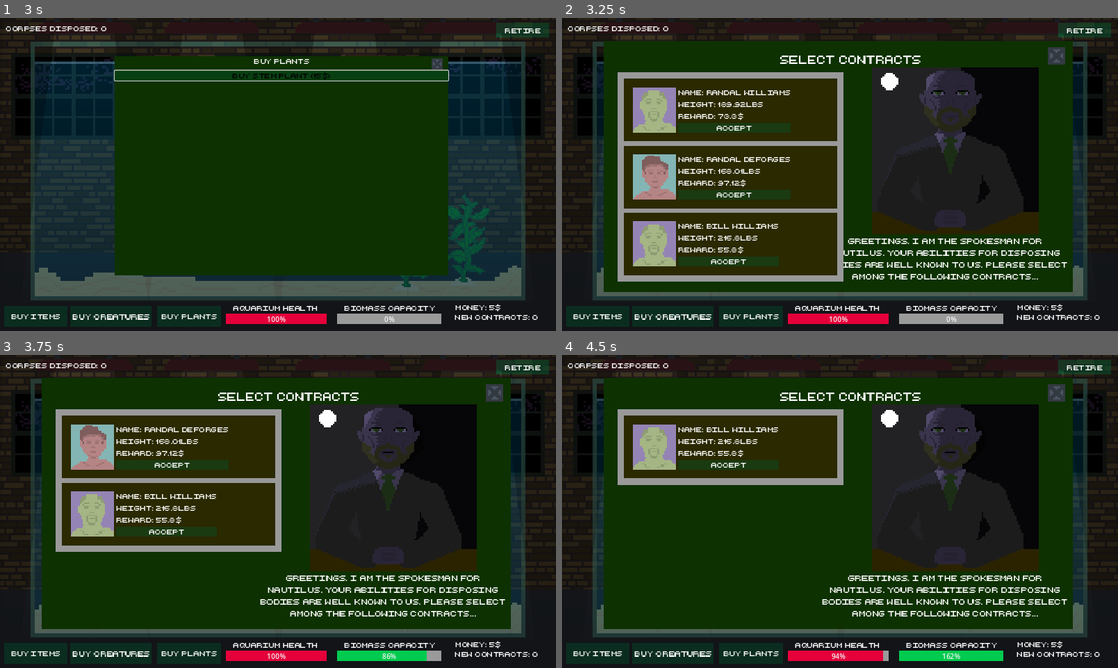
Above: before the commit, frames 1-4 (two rows, left to right).
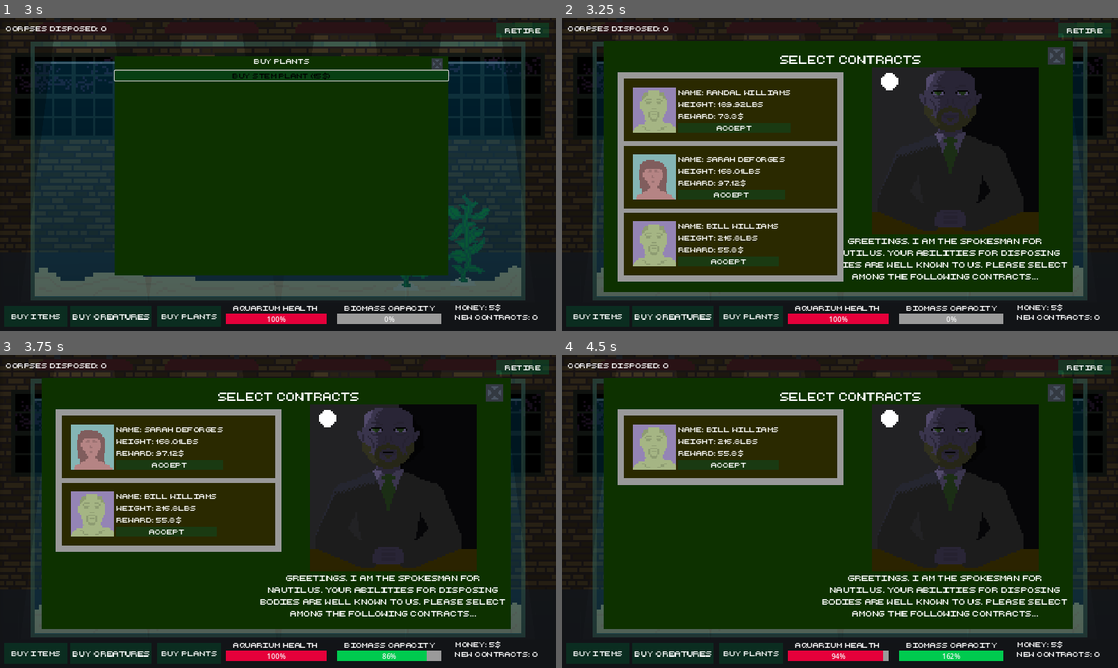
Above: after the commit, the same moments.

Repository: adrientremblay/ld56
Game: Godot game, scene res://scenes/game_screen.tscn
The game is run twice, just before and just after one commit, with the same random seed, the same clock (stepped at 60 frames per second) and the same inputs.
Inputs:
- Up to frame 1 (3 s): click "Buy Creatures" at 0.5 s; click "Buy Plants" at 1.25 s; click "buy snail (5$)" at 2 s; click "Buy Crab (10$)" at 2.75 s
- Up to frame 2 (3.25 s): no input
- Up to frame 3 (3.75 s): click "Accept" at 3.5 s
- Up to frame 4 (4.5 s): click "Accept" at 4.25 s

Frame 1 is identical in both runs. In frame 2, 0.5% of the frame differs, in the area x 12-41%, y 44-58%; in frame 3, 0.5%; in frame 4, nothing differs.

Commit message:
Added the female corpses into the game

Diff:
--- a/scenes/ContractMenu.gd
+++ b/scenes/ContractMenu.gd
@@ -2,7 +2,8 @@
 
 var LOWER_WEIGHT_BOUND = 100.0
 var UPPER_WEIGHT_BOUND = 250.0
-var FIRST_NAMES = ["Michael", "Bill", "Steve", "Randal", "Mary", "Angela"]
+var MALE_FIRST_NAMES = ["Michael", "Bill", "Steve", "Randal"]
+var FEMALE_FIRST_NAMES = ["Mary", "Angela", "Jennifer", "Sarah"]
 var LAST_NAMES = ["Smith", "Tremblay", "Deforges", "Williams"]
 var MIN_REWARD = 25.0
 var MAX_REWARD = 100.0
@@ -53,17 +54,23 @@
 
 func generateNewContract():
 	var weight = snapped(rng.randf_range(LOWER_WEIGHT_BOUND, UPPER_WEIGHT_BOUND), 0.01)
-	var first_name = FIRST_NAMES[rng.randi_range(0, FIRST_NAMES.size()-1)]
+	var female = randf() > 0.5
+	var first_names
+	if female:
+		first_names = FEMALE_FIRST_NAMES
+	else:
+		first_names = MALE_FIRST_NAMES
+	var first_name = first_names[rng.randi_range(0, first_names.size()-1)]
 	var last_name = LAST_NAMES[rng.randi_range(0, LAST_NAMES.size()-1)]
 	var reward = snapped(rng.randf_range(MIN_REWARD, MAX_REWARD), 0.01)
 
 	var new_contract: Contract = contract_scene.instantiate()
-	new_contract.construct(first_name + " " + last_name, weight, reward)
+	new_contract.construct(first_name + " " + last_name, weight, reward, female)
 	new_contract.connect("contract_accepted", self.contract_accepted)
 	contract_vbox.add_child(new_contract)
 
-func contract_accepted(person_name, weight, reward, appearance):
-	should_spawn_corpse.emit(person_name, weight, reward, appearance)
+func contract_accepted(person_name, weight, reward, appearance, female):
+	should_spawn_corpse.emit(person_name, weight, reward, appearance, female)
 	contract_menu_opened.emit()
 
 func no_contracts_available():
--- a/scenes/corpse.tscn
+++ b/scenes/corpse.tscn
@@ -1,9 +1,132 @@
-[gd_scene load_steps=37 format=3 uid="uid://f3722j5e8eqm"]
+[gd_scene load_steps=70 format=3 uid="uid://f3722j5e8eqm"]
 
 [ext_resource type="Texture2D" uid="uid://cvtp1gm4svyei" path="res://assets/art/dead_body-Sheet.png" id="1_6cqjt"]
+[ext_resource type="Texture2D" uid="uid://c83rb2swcv2sb" path="res://assets/art/female_corpse_medium-Sheet.png" id="1_jqix5"]
 [ext_resource type="Script" path="res://scripts/corpse.gd" id="2_8vtmh"]
+[ext_resource type="Texture2D" uid="uid://c7rcyl82ch6bo" path="res://assets/art/female_corpse_obese-Sheet.png" id="2_fbyfo"]
 [ext_resource type="Texture2D" uid="uid://dvillw65spu3i" path="res://assets/art/male_corse_medium-Sheet.png" id="2_ftbi4"]
 [ext_resource type="Texture2D" uid="uid://bgcliyyidx8wi" path="res://assets/art/male_corpse_obese-Sheet.png" id="2_gv3p2"]
+[ext_resource type="Texture2D" uid="uid://xs0t4nowo7fl" path="res://assets/art/female_corpse_thin-Sheet.png" id="3_1dv0o"]
+
+[sub_resource type="AtlasTexture" id="AtlasTexture_7qp24"]
+atlas = ExtResource("1_jqix5")
+region = Rect2(0, 0, 64, 128)
+
+[sub_resource type="AtlasTexture" id="AtlasTexture_bqsr6"]
+atlas = ExtResource("1_jqix5")
+region = Rect2(64, 0, 64, 128)
+
+[sub_resource type="AtlasTexture" id="AtlasTexture_n8sey"]
+atlas = ExtResource("1_jqix5")
+region = Rect2(128, 0, 64, 128)
+
+[sub_resource type="AtlasTexture" id="AtlasTexture_aj78a"]
+atlas = ExtResource("1_jqix5")
+region = Rect2(192, 0, 64, 128)
+
+[sub_resource type="AtlasTexture" id="AtlasTexture_1n1s7"]
+atlas = ExtResource("1_jqix5")
+region = Rect2(256, 0, 64, 128)
+
+[sub_resource type="AtlasTexture" id="AtlasTexture_j0w3b"]
+atlas = ExtResource("1_jqix5")
+region = Rect2(320, 0, 64, 128)
+
+[sub_resource type="AtlasTexture" id="AtlasTexture_r7owq"]
+atlas = ExtResource("1_jqix5")
+region = Rect2(384, 0, 64, 128)
+
+[sub_resource type="AtlasTexture" id="AtlasTexture_pewr1"]
+atlas = ExtResource("1_jqix5")
+region = Rect2(448, 0, 64, 128)
+
+[sub_resource type="AtlasTexture" id="AtlasTexture_wbxnh"]
+atlas = ExtResource("1_jqix5")
+region = Rect2(512, 0, 64, 128)
+
+[sub_resource type="AtlasTexture" id="AtlasTexture_0sm4d"]
+atlas = ExtResource("1_jqix5")
+region = Rect2(576, 0, 64, 128)
+
+[sub_resource type="AtlasTexture" id="AtlasTexture_o3rdr"]
+atlas = ExtResource("2_fbyfo")
+region = Rect2(0, 0, 64, 128)
+
+[sub_resource type="AtlasTexture" id="AtlasTexture_8pv8l"]
+atlas = ExtResource("2_fbyfo")
+region = Rect2(64, 0, 64, 128)
+
+[sub_resource type="AtlasTexture" id="AtlasTexture_fmlvc"]
+atlas = ExtResource("2_fbyfo")
+region = Rect2(128, 0, 64, 128)
+
+[sub_resource type="AtlasTexture" id="AtlasTexture_anwia"]
+atlas = ExtResource("2_fbyfo")
+region = Rect2(192, 0, 64, 128)
+
+[sub_resource type="AtlasTexture" id="AtlasTexture_2u2su"]
+atlas = ExtResource("2_fbyfo")
+region = Rect2(256, 0, 64, 128)
+
+[sub_resource type="AtlasTexture" id="AtlasTexture_oi0yl"]
+atlas = ExtResource("2_fbyfo")
+region = Rect2(320, 0, 64, 128)
+
+[sub_resource type="AtlasTexture" id="AtlasTexture_gf2xn"]
+atlas = ExtResource("2_fbyfo")
+region = Rect2(384, 0, 64, 128)
+
+[sub_resource type="AtlasTexture" id="AtlasTexture_dufcr"]
+atlas = ExtResource("2_fbyfo")
+region = Rect2(448, 0, 64, 128)
+
+[sub_resource type="AtlasTexture" id="AtlasTexture_0n3es"]
+atlas = ExtResource("2_fbyfo")
+region = Rect2(512, 0, 64, 128)
+
+[sub_resource type="AtlasTexture" id="AtlasTexture_dnyj5"]
+atlas = ExtResource("2_fbyfo")
+region = Rect2(576, 0, 64, 128)
+
+[sub_resource type="AtlasTexture" id="AtlasTexture_ayf28"]
+atlas = ExtResource("3_1dv0o")
+region = Rect2(0, 0, 64, 128)
+
+[sub_resource type="AtlasTexture" id="AtlasTexture_4j4x3"]
+atlas = ExtResource("3_1dv0o")
+region = Rect2(64, 0, 64, 128)
+
+[sub_resource type="AtlasTexture" id="AtlasTexture_oq2pw"]
+atlas = ExtResource("3_1dv0o")
+region = Rect2(128, 0, 64, 128)
+
+[sub_resource type="AtlasTexture" id="AtlasTexture_ofiwv"]
+atlas = ExtResource("3_1dv0o")
+region = Rect2(192, 0, 64, 128)
+
+[sub_resource type="AtlasTexture" id="AtlasTexture_xxyha"]
+atlas = ExtResource("3_1dv0o")
+region = Rect2(256, 0, 64, 128)
+
+[sub_resource type="AtlasTexture" id="AtlasTexture_gfom7"]
+atlas = ExtResource("3_1dv0o")
+region = Rect2(320, 0, 64, 128)
+
+[sub_resource type="AtlasTexture" id="AtlasTexture_bdrva"]
+atlas = ExtResource("3_1dv0o")
+region = Rect2(384, 0, 64, 128)
+
+[sub_resource type="AtlasTexture" id="AtlasTexture_cwda0"]
+atlas = ExtResource("3_1dv0o")
+region = Rect2(448, 0, 64, 128)
+
+[sub_resource type="AtlasTexture" id="AtlasTexture_vdwwb"]
+atlas = ExtResource("3_1dv0o")
+region = Rect2(512, 0, 64, 128)
+
+[sub_resource type="AtlasTexture" id="AtlasTexture_h34ux"]
+atlas = ExtResource("3_1dv0o")
+region = Rect2(576, 0, 64, 128)
 
 [sub_resource type="AtlasTexture" id="AtlasTexture_2xr10"]
 atlas = ExtResource("2_ftbi4")
@@ -129,6 +252,111 @@
 animations = [{
 "frames": [{
 "duration": 1.0,
+"texture": SubResource("AtlasTexture_7qp24")
+}, {
+"duration": 1.0,
+"texture": SubResource("AtlasTexture_bqsr6")
+}, {
+"duration": 1.0,
+"texture": SubResource("AtlasTexture_n8sey")
+}, {
+"duration": 1.0,
+"texture": SubResource("AtlasTexture_aj78a")
+}, {
+"duration": 1.0,
+"texture": SubResource("AtlasTexture_1n1s7")
+}, {
+"duration": 1.0,
+"texture": SubResource("AtlasTexture_j0w3b")
+}, {
+"duration": 1.0,
+"texture": SubResource("AtlasTexture_r7owq")
+}, {
+"duration": 1.0,
+"texture": SubResource("AtlasTexture_pewr1")
+}, {
+"duration": 1.0,
+"texture": SubResource("AtlasTexture_wbxnh")
+}, {
+"duration": 1.0,
+"texture": SubResource("AtlasTexture_0sm4d")
+}],
+"loop": true,
+"name": &"female medium",
+"speed": 5.0
+}, {
+"frames": [{
+"duration": 1.0,
+"texture": SubResource("AtlasTexture_o3rdr")
+}, {
+"duration": 1.0,
+"texture": SubResource("AtlasTexture_8pv8l")
+}, {
+"duration": 1.0,
+"texture": SubResource("AtlasTexture_fmlvc")
+}, {
+"duration": 1.0,
+"texture": SubResource("AtlasTexture_anwia")
+}, {
+"duration": 1.0,
+"texture": SubResource("AtlasTexture_2u2su")
+}, {
+"duration": 1.0,
+"texture": SubResource("AtlasTexture_oi0yl")
+}, {
+"duration": 1.0,
+"texture": SubResource("AtlasTexture_gf2xn")
+}, {
+"duration": 1.0,
+"texture": SubResource("AtlasTexture_dufcr")
+}, {
+"duration": 1.0,
+"texture": SubResource("AtlasTexture_0n3es")
+}, {
+"duration": 1.0,
+"texture": SubResource("AtlasTexture_dnyj5")
+}],
+"loop": true,
+"name": &"female obese",
+"speed": 5.0
+}, {
+"frames": [{
+"duration": 1.0,
+"texture": SubResource("AtlasTexture_ayf28")
+}, {
+"duration": 1.0,
+"texture": SubResource("AtlasTexture_4j4x3")
+}, {
+"duration": 1.0,
+"texture": SubResource("AtlasTexture_oq2pw")
+}, {
+"duration": 1.0,
+"texture": SubResource("AtlasTexture_ofiwv")
+}, {
+"duration": 1.0,
+"texture": SubResource("AtlasTexture_xxyha")
+}, {
+"duration": 1.0,
+"texture": SubResource("AtlasTexture_gfom7")
+}, {
+"duration": 1.0,
+"texture": SubResource("AtlasTexture_bdrva")
+}, {
+"duration": 1.0,
+"texture": SubResource("AtlasTexture_cwda0")
+}, {
+"duration": 1.0,
+"texture": SubResource("AtlasTexture_vdwwb")
+}, {
+"duration": 1.0,
+"texture": SubResource("AtlasTexture_h34ux")
+}],
+"loop": true,
+"name": &"female thin",
+"speed": 5.0
+}, {
+"frames": [{
+"duration": 1.0,
 "texture": SubResource("AtlasTexture_2xr10")
 }, {
 "duration": 1.0,
@@ -159,7 +387,7 @@
 "texture": SubResource("AtlasTexture_kgfkn")
 }],
 "loop": true,
-"name": &"medium",
+"name": &"male medium",
 "speed": 5.0
 }, {
 "frames": [{
@@ -194,7 +422,7 @@
 "texture": SubResource("AtlasTexture_8huml")
 }],
 "loop": true,
-"name": &"obese",
+"name": &"male obese",
 "speed": 5.0
 }, {
 "frames": [{
@@ -229,7 +457,7 @@
 "texture": SubResource("AtlasTexture_h4ykn")
 }],
 "loop": true,
-"name": &"thin",
+"name": &"male thin",
 "speed": 5.0
 }]
 
@@ -241,7 +469,7 @@
 position = Vector2(26, -165)
 scale = Vector2(2.5, 2.5)
 sprite_frames = SubResource("SpriteFrames_ul3v6")
-animation = &"obese"
+animation = &"female obese"
 script = ExtResource("2_8vtmh")
 
 [node name="FeedingArea" type="Area2D" parent="."]
--- a/scenes/game_screen.gd
+++ b/scenes/game_screen.gd
@@ -44,7 +44,7 @@
 
 	$SpawnCreature.play()
 
-func _on_contract_menu_should_spawn_corpse(person_name: Variant, weight: Variant, reward: Variant, appearance: Contract.Appearance) -> void:
+func _on_contract_menu_should_spawn_corpse(person_name: Variant, weight: Variant, reward: Variant, appearance: Contract.Appearance, female: bool) -> void:
 	# find available spawn
 	var spawn_point = null
 	if (corpse_spawn1.get_child_count() == 0):
@@ -60,7 +60,7 @@
 
 	# spawn corpse
 	var new_corpse = corpse_scene.instantiate()
-	new_corpse.construct(person_name, weight, reward, appearance)
+	new_corpse.construct(person_name, weight, reward, appearance, female)
 	new_corpse.connect("corpse_eaten", self.corpse_was_eaten)
 	spawn_point.add_child(new_corpse)
 	$Splash.play()
--- a/scripts/contract.gd
+++ b/scripts/contract.gd
@@ -6,17 +6,19 @@
 var person_name
 var weight
 var reward
+var female
 
 @onready var name_label : Label = $MarginContainer/HBoxContainer/VBoxContainer/NameLabel
 @onready var weight_label = $MarginContainer/HBoxContainer/VBoxContainer/WeightLabel
 @onready var reward_label = $MarginContainer/HBoxContainer/VBoxContainer/RewardLabel
 
-signal contract_accepted(person_name, weight, reward, appearance)
+signal contract_accepted(person_name, weight, reward, appearance, female)
 
-func construct(person_name, weight, reward):
+func construct(person_name, weight, reward, female):
 	self.person_name = person_name
 	self.weight = weight
 	self.reward = reward
+	self.female = female
 
 	if (weight < 140):
 		self.appearance = Appearance.THIN
@@ -31,14 +33,23 @@
 	$MarginContainer/HBoxContainer/VBoxContainer/RewardLabel.text = "Reward: " + str(reward) + "$"
 
 func _on_button_pressed() -> void:
-	contract_accepted.emit(self.person_name, self.weight, self.reward, self.appearance)
+	contract_accepted.emit(self.person_name, self.weight, self.reward, self.appearance, self.female)
 	self.queue_free()
 
 func set_icon_according_to_appearance():
 	match self.appearance:
 		Appearance.THIN:
-			$MarginContainer/HBoxContainer/TextureRect.texture = load("res://assets/art/male_corpse_thin_icon.png")
+			if female:
+				$MarginContainer/HBoxContainer/TextureRect.texture = load("res://assets/art/female_corpse_thin_icon.png")
+			else:
+				$MarginContainer/HBoxContainer/TextureRect.texture = load("res://assets/art/male_corpse_thin_icon.png")
 		Appearance.MEDIUM:
-			$MarginContainer/HBoxContainer/TextureRect.texture = load("res://assets/art/male_corpse_medium_icon.png")
+			if female:
+				$MarginContainer/HBoxContainer/TextureRect.texture = load("res://assets/art/female_corpse_medium_icon.png")
+			else:
+				$MarginContainer/HBoxContainer/TextureRect.texture = load("res://assets/art/male_corpse_medium_icon.png")
 		Appearance.OBESE:
-			$MarginContainer/HBoxContainer/TextureRect.texture = load("res://assets/art/male_corpse_obese_icon.png")
+			if female:
+				$MarginContainer/HBoxContainer/TextureRect.texture = load("res://assets/art/female_corpse_obese_icon.png")
+			else:
+				$MarginContainer/HBoxContainer/TextureRect.texture = load("res://assets/art/male_corpse_obese_icon.png")
--- a/scripts/corpse.gd
+++ b/scripts/corpse.gd
@@ -4,6 +4,7 @@
 var original_weight
 var weight
 var reward
+var female
 
 var eaten = false
 var appearance: Contract.Appearance
@@ -11,20 +12,30 @@
 @onready var feeding_area: Area2D = $FeedingArea
 signal corpse_eaten(reward)
 
-func construct(person_name, weight, reward, appearance: Contract.Appearance):
+func construct(person_name, weight, reward, appearance: Contract.Appearance, female: bool):
 	self.person_name = person_name
 	self.weight = weight
 	self.original_weight = weight
 	self.reward = reward
 	self.appearance = appearance
+	self.female = female
 
 	match self.appearance:
 		Contract.Appearance.THIN:
-			self.animation = "thin"
+			if self.female:
+				self.animation = "female thin"
+			else:
+				self.animation = "male thin"
 		Contract.Appearance.MEDIUM:
-			self.animation = "medium"
+			if self.female:
+				self.animation = "female medium"
+			else:
+				self.animation = "male medium"
 		Contract.Appearance.OBESE:
-			self.animation = "obese"
+			if self.female:
+				self.animation = "female obese"
+			else:
+				self.animation = "male obese"
 
 func _process(delta: float) -> void:
 	for creature in feeding_area.get_overlapping_bodies():
Binary file added: assets/art/female_corpse_medium-Sheet.png
Not shown, added: assets/art/female_corpse_medium-Sheet.png.import
Not shown, added: assets/art/female_corpse_medium_icon.png.import
Binary file added: assets/art/female_corpse_obese-Sheet.png
Not shown, added: assets/art/female_corpse_obese-Sheet.png.import
Not shown, added: assets/art/female_corpse_obese_icon.png.import
Binary file added: assets/art/female_corpse_thin-Sheet.png
Not shown, added: assets/art/female_corpse_thin-Sheet.png.import
Not shown, added: assets/art/female_corpse_thin_icon.png.import
